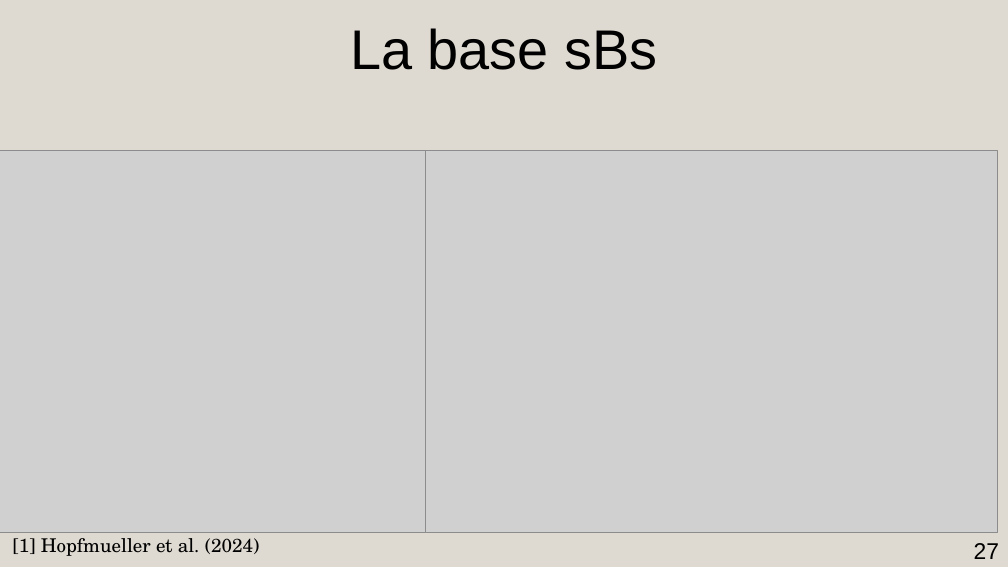
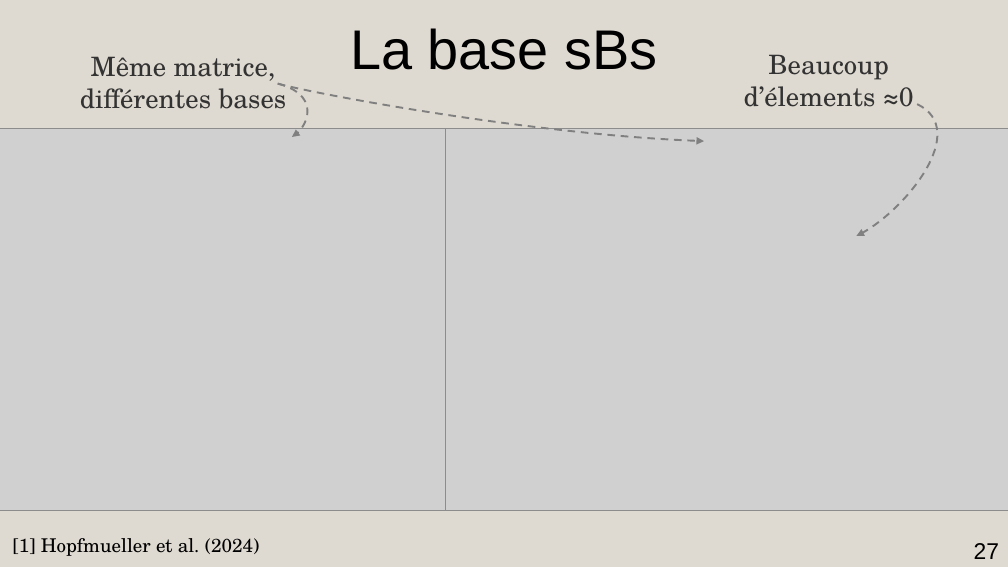
Before and after one commit to AmdaU/presentations, a slide deck: slide 27 of Seminaire/Seminaire.odp. Drawn at 1008x567 pixels with LibreOffice and Linux fonts; fonts in the diff are those of the drawing; grey boxes stand for pictures. Boxes give left, top, right and bottom in pixels: in the first picture for what was removed or moved away, otherwise in the second. Text is boxed around its words. In the diff, an @@ line names an element or a change of style, - is before the commit and + after.

```diff
--- a/Seminaire/Seminaire.odp
+++ b/Seminaire/Seminaire.odp
@@ text added at box(80, 56, 287, 109), 21 pt, text #333333 @@
+Même matrice,
+différentes bases
@@ title added at box(744, 54, 914, 107), 21 pt, text #333333 @@
+Beaucoup d’élements ≈0
@@ freeform shape added at box(278, 83, 306, 136), outline #808080 1.5 pt dashed @@
@@ freeform shape added at box(278, 83, 704, 141), outline #808080 1.5 pt dashed @@
@@ freeform shape added at box(857, 104, 938, 236), outline #808080 1.5 pt dashed @@
@@ picture: place and size @@
-picture at box(0, 151, 529, 533)
+picture at box(0, 129, 549, 511)
@@ picture: place and size @@
-picture at box(425, 151, 998, 533)
+picture at box(445, 129, 1008, 511)
```
Also in this commit, not shown: 12 other slides changed, 4 other files.
